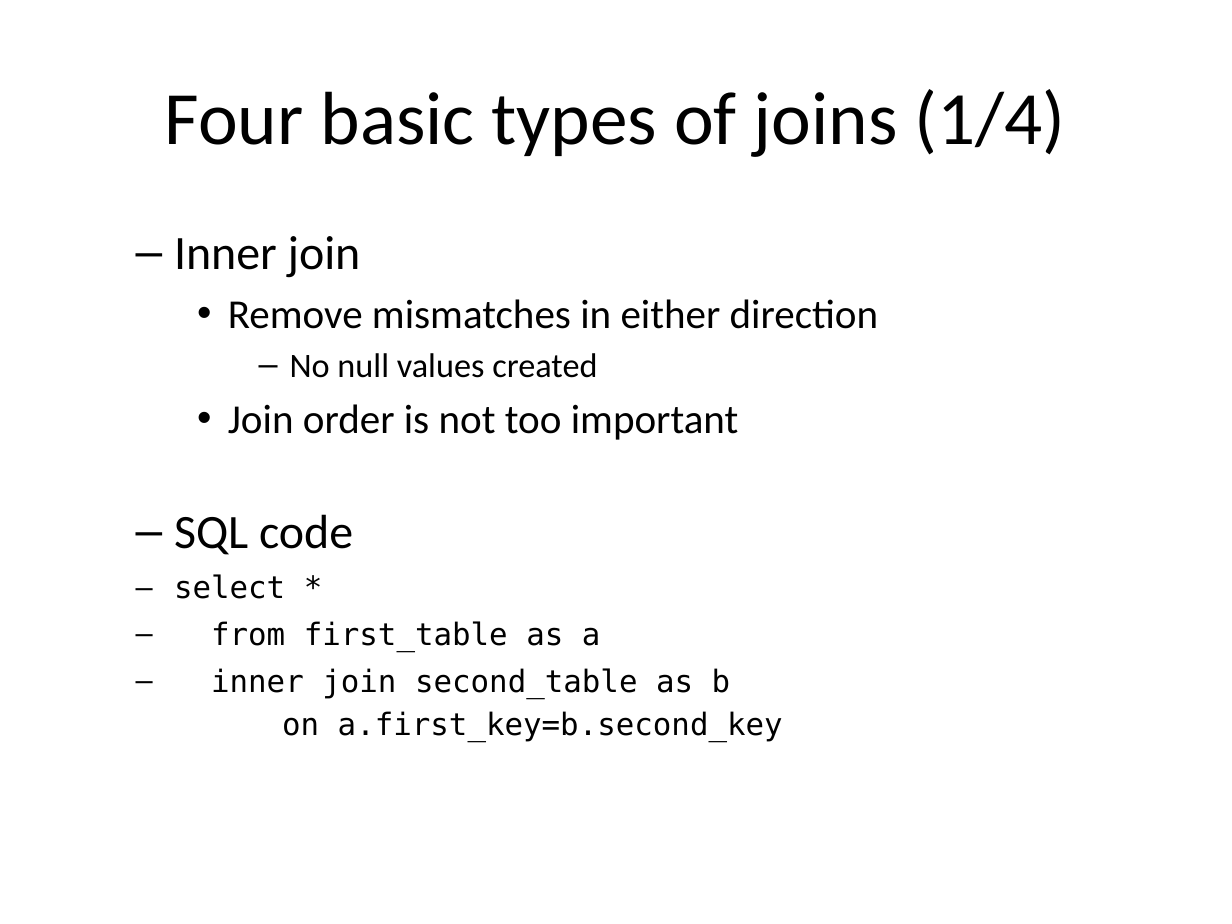
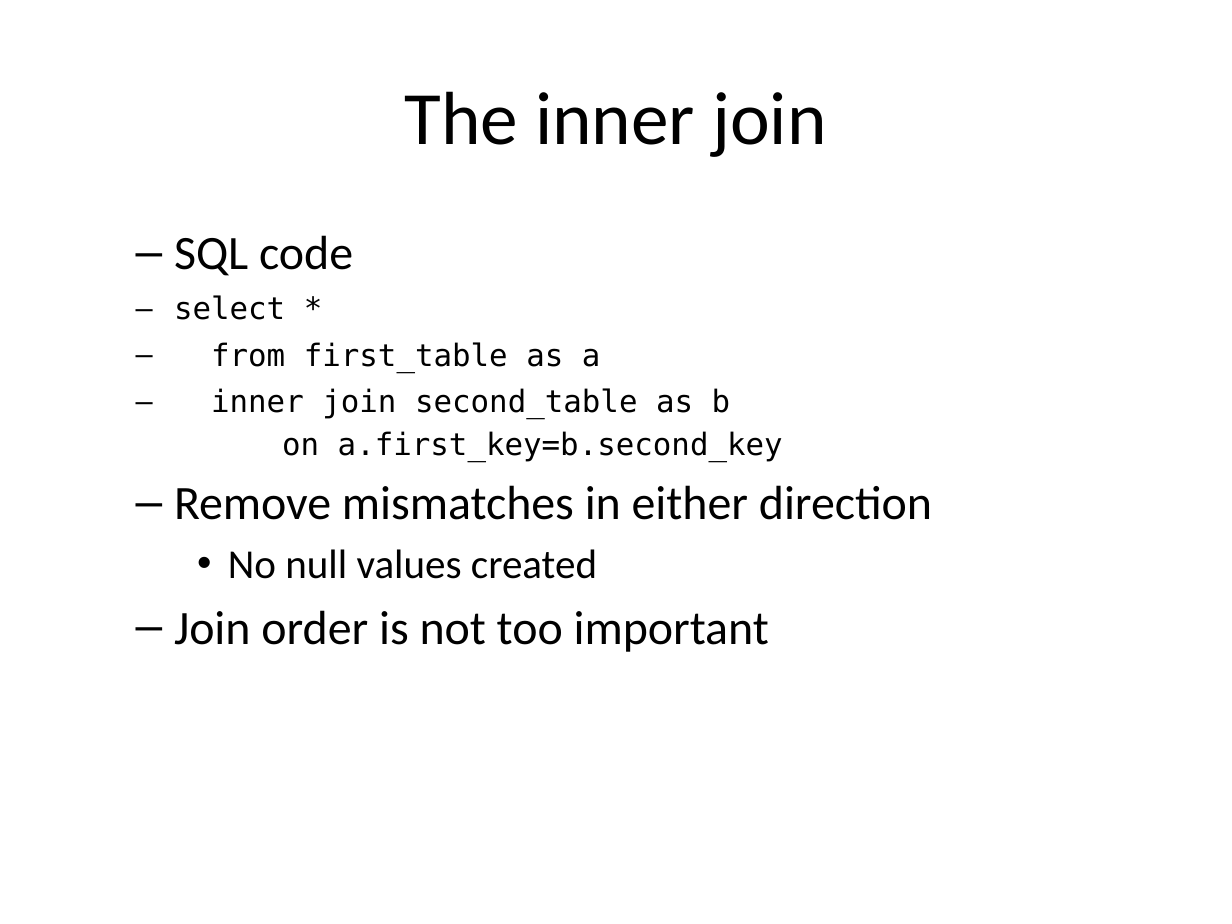
Before and after one commit to pmean/introduction-to-sql, a slide deck: slide 3 of src/mismatches.pptx. Drawn at 1232x924 pixels with LibreOffice and Linux fonts; fonts in the diff are those of the drawing. Boxes give left, top, right and bottom in pixels: in the first picture for what was removed or moved away, otherwise in the second. Text is boxed around its words. In the diff, an @@ line names an element or a change of style, - is before the commit and + after.

```diff
--- a/src/mismatches.pptx
+++ b/src/mismatches.pptx
@@ title at (405,91,826,157): text changed @@
-Four basic types of joins (1/4)
+The inner join
@@ text at (174,235,783,462): text changed; size 28 to 18 pt; font Calibri to DejaVu Sans Mono @@
-  – Inner join
+  – SQL code
+select *
+from first_table as a
+inner join second_table as b
+on a.first_key=b.second_key
@@ text at (174,485,932,652): size 24 to 28 pt in "Remove mismatches in either direction", "Join order is not too important"; size 20 to 24 pt in "No null values created"; bullet • to –; list level 3 to 2 in "Remove mismatches in either direction"; bullet – to •; list level 4 to 3 in "No null values created"; list level 3 to 2 in "Join order is not too ..." @@
@@ text at (174,514,783,742): paragraphs removed @@
-  – SQL code
-select *
-from first_table as a
-inner join second_table as b
-on a.first_key=b.second_key
```
Also in this commit, not shown: 6 other slides changed, 4 slides added, 1 other file.
